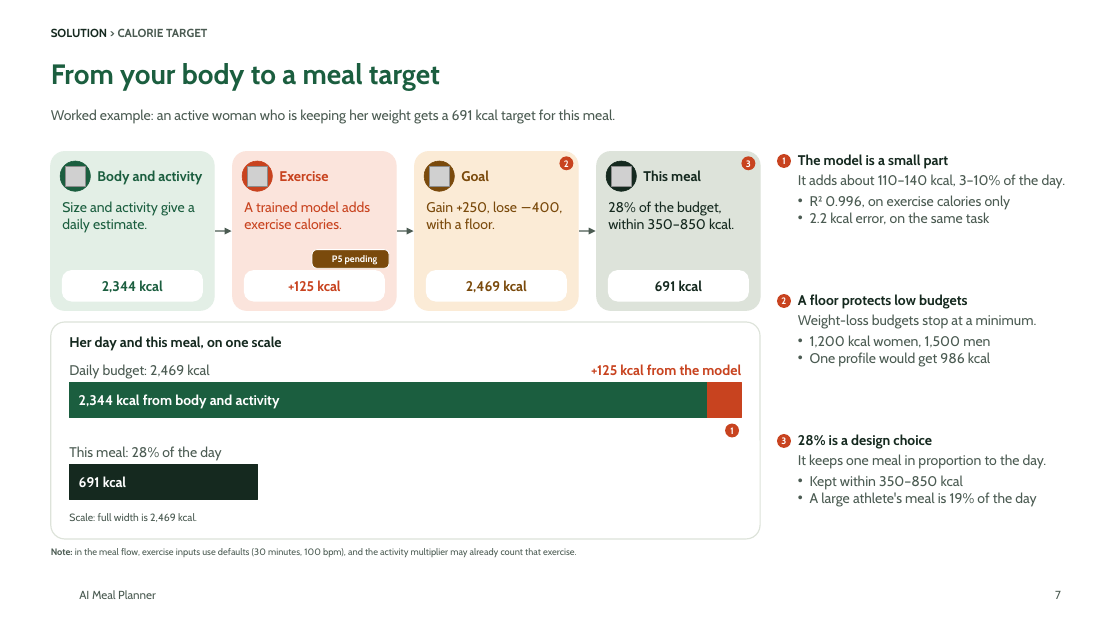
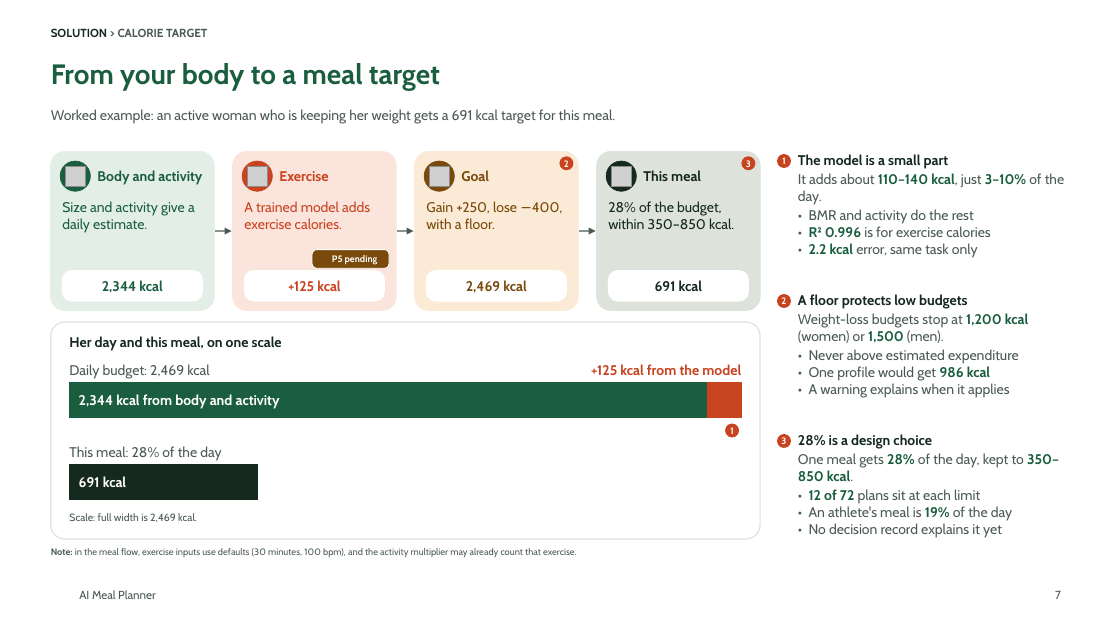
Before and after one commit to tuannm3812/ai-meal-planner, a slide deck: slide 7 of docs/showcase/ai-meal-planner-deck.pptx. Drawn at 1120x630 pixels with LibreOffice and Linux fonts; fonts in the diff are those of the drawing; grey boxes stand for pictures; background and template pictures are left out. Boxes give left, top, right and bottom in pixels: in the first picture for what was removed or moved away, otherwise in the second. Text is boxed around its words. In the diff, an @@ line names an element or a change of style, - is before the commit and + after.

```diff
--- a/docs/showcase/ai-meal-planner-deck.pptx
+++ b/docs/showcase/ai-meal-planner-deck.pptx
@@ text at [798,173,1064,258]: text changed @@
-It adds about 110–140 kcal, 3–10% of the day.
-• R² 0.996, on exercise calories only
-• 2.2 kcal error, on the same task
+It adds about 110–140 kcal, just 3–10% of the day.
+• BMR and activity do the rest
+• R² 0.996 is for exercise calories
+• 2.2 kcal error, same task only
@@ text at [798,313,1028,398]: text changed @@
-Weight-loss budgets stop at a minimum.
-• 1,200 kcal women, 1,500 men
-• One profile would get 986 kcal
+Weight-loss budgets stop at 1,200 kcal (women) or 1,500 (men).
+• Never above estimated expenditure
+• One profile would get 986 kcal
+• A warning explains when it applies
@@ text at [798,453,1059,538]: text changed @@
-It keeps one meal in proportion to the day.
-• Kept within 350–850 kcal
-• A large athlete's meal is 19% of the day
+One meal gets 28% of the day, kept to 350–850 kcal.
+• 12 of 72 plans sit at each limit
+• An athlete's meal is 19% of the day
+• No decision record explains it yet
```
Also in this commit, not shown: 13 other slides changed, 21 other files.
